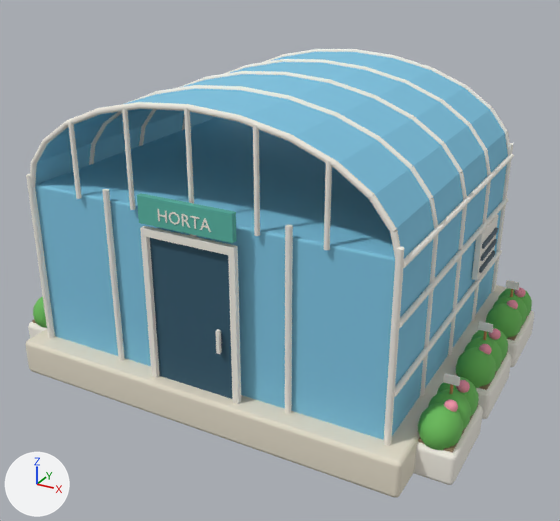
One commit to the Blender file assets-source/greenhouse.blend: the scene before it, then after it.
Both versions are drawn from a 50 mm lens placed at (2.73, -5.05, 3.27), pointed at (0.05, -0.18, 0.83). The axes (+X, +Y, +Z) are drawn at lower left. The lights are the same throughout. The picture after the commit comes second.

The first picture shows 'botanical name board', 'glasshouse', 'greenhouse door', 'greenhouse foundation', 'plant', 'roof rib' and 4 more.
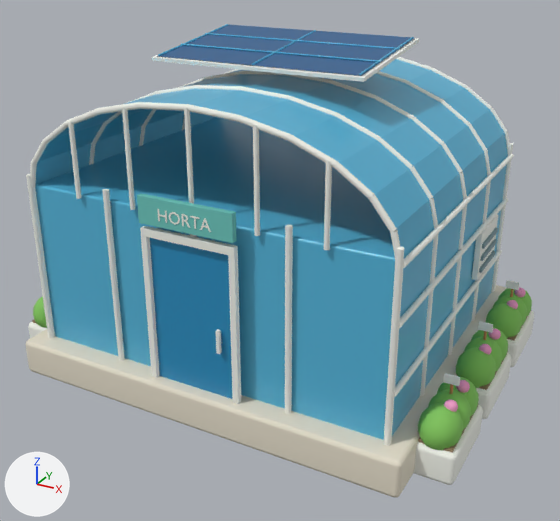
Where the change shows, as pixel boxes (x1, y1, x2, y2) in the pictures (560 x 521 px):
'glasshouse', recoloured, surface changed: (35, 54, 508, 440) in both
'roof rib', reshaped: before (26, 49, 534, 485); after (26, 38, 534, 485)
'greenhouse door', recoloured (dark blue to blue): (150, 238, 232, 399) in both
'photovoltaic cells', added (blue): after (160, 25, 414, 76)
part 1 of me_cilindro_283, added: after (152, 38, 419, 82)

What changed in the scene script:
```text
Change mat_eco_glass:
    mat_eco_glass.base_color: (0.209, 0.565, 0.776) -> (0.0908, 0.468, 0.708)  # cyan #7ec6e4 -> cyan #55b6db
    mat_eco_glass.roughness: 0.78 -> 0.3
Change mat_eco_glassdark:
    mat_eco_glassdark.base_color: (0.0307, 0.0999, 0.153) -> (0.0203, 0.27, 0.521)  # dark blue #31596d -> blue #278ebf
Add mat_eco_solar:
    mat_eco_solar = principled_material('eco.solar')
    mat_eco_solar.base_color = (0.0176, 0.109, 0.279)  # blue #245d90
    mat_eco_solar.roughness = 0.4
Change me_cilindro_283:
    used by ob_roof_rib; location = (0.0, 0.0, 0.0); rotation_euler = (0.247, 0.0, -1.571), in degrees (14, 0, -90)
    verts and faces of me_cilindro_283; kept vertices keep their numbers, new ones are numbered from 2652
    remove me_cilindro_283.from_pydata(...)  # 2652 vertices, 1765 faces; spans x -1.27..1.35, y -1.74..1.8, z -0.43..2.26
    add me_cilindro_283.from_pydata(...)  # 2660 vertices, 1771 faces; spans x -1.27..1.35, y -1.74..1.8, z -0.43..2.61
    me_cilindro_283 part 1
    add verts[2652] = (0.5, -0.22, 2.49)  # pixel (151, 57)
    add verts[2653] = (0.5, 1.38, 2.09)  # pixel (363, 77)
    add verts[2654] = (-0.5, 1.41, 2.2)  # pixel (419, 38)
    add verts[2655] = (-0.5, -0.19, 2.61)  # pixel (226, 24)
    add verts[2656] = (0.5, -0.23, 2.47)  # pixel (152, 60)
    add verts[2657] = (0.5, 1.37, 2.06)  # pixel (363, 81)
    add verts[2658] = (-0.5, 1.4, 2.18)  # pixel (419, 42)
    add verts[2659] = (-0.5, -0.2, 2.58)
    add faces += [(2652, 2653, 2654, 2655), (2656, 2659, 2658, 2657), (2652, 2655, 2659, 2656), (2652, 2656, 2657, 2653), (2653, 2657, 2658, 2654), (2654, 2658, 2659, 2655)]
Add me_photovoltaic_cells_022:
    me_photovoltaic_cells_022.from_pydata([(-0.8, -0.48, 2.37), (0.8, -0.48, 2.37), (0.8, 0.48, 2.49), (-0.8, 0.48, 2.49)], [], [(0, 1, 2, 3)])
    me_photovoltaic_cells_022.materials.append(mat_eco_solar)  # blue #245d90
Add ob_photovoltaic_cells:
    ob_photovoltaic_cells = bpy.data.objects.new('photovoltaic cells', me_photovoltaic_cells_022)
    ob_photovoltaic_cells.location = (0.0, 0.0, 0.0)
```
